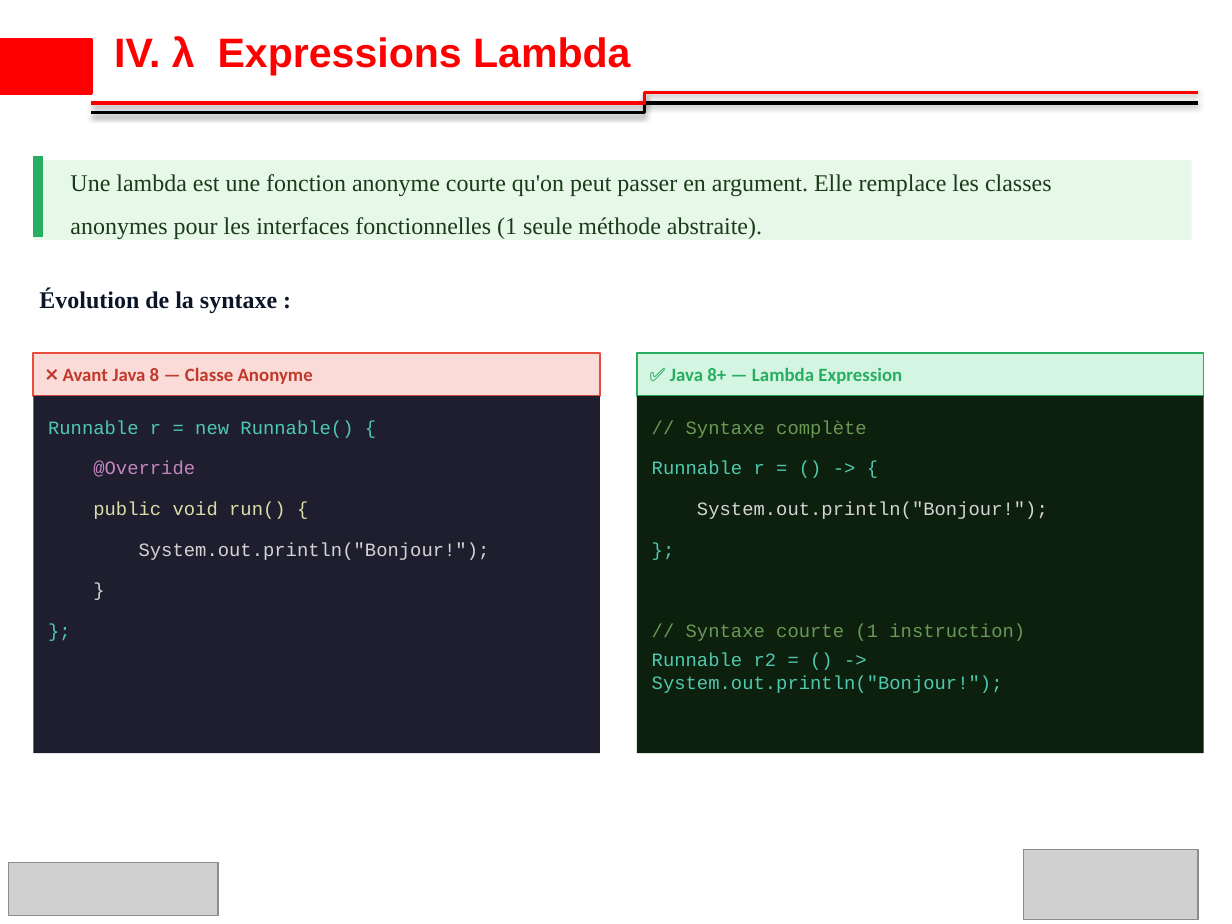
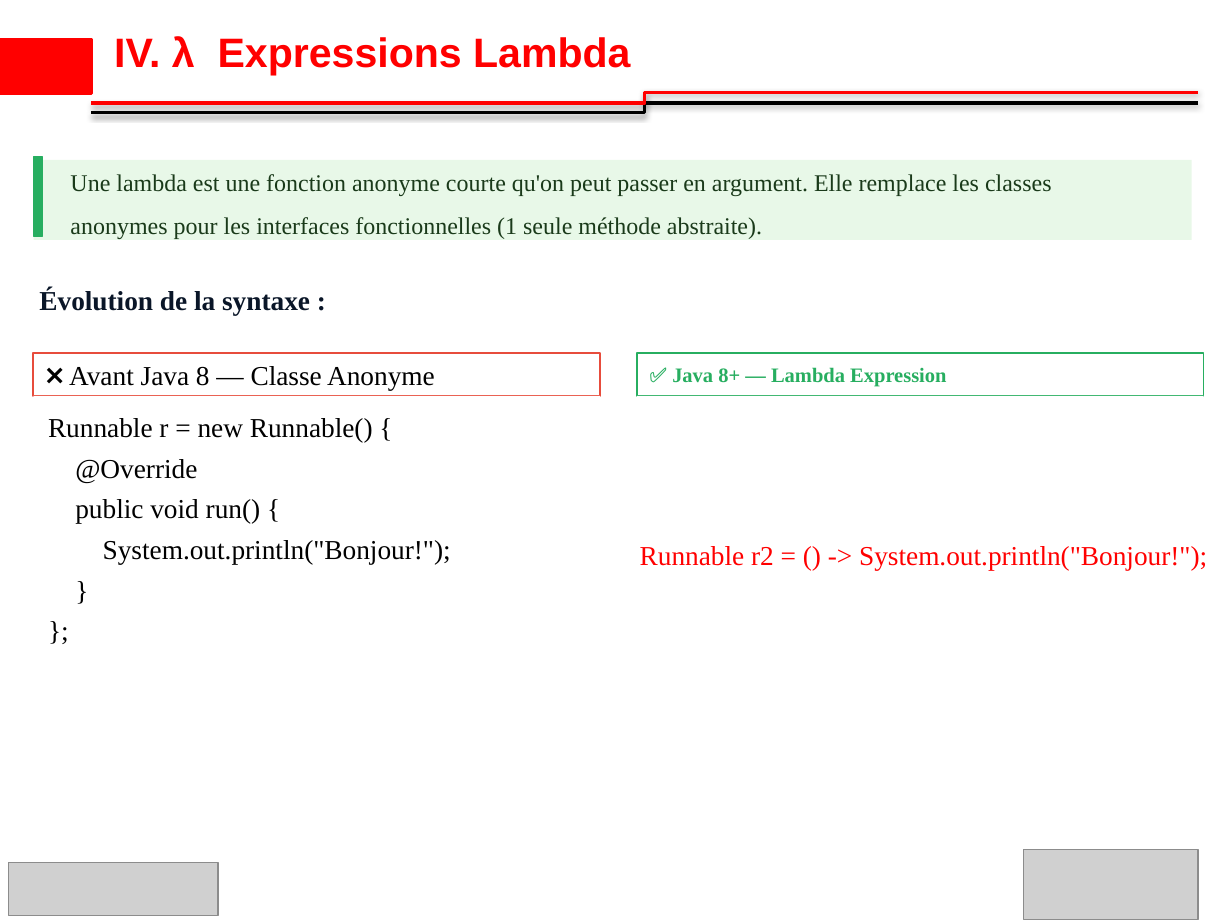
Before and after one commit to ibrahimsava/Osis-training-in-java, a slide deck: slide 13 of osis_presentation_Ibrahim_SAVADOGO_S3.pptx. Drawn at 1232x924 pixels with LibreOffice and Linux fonts; fonts in the diff are those of the drawing; grey boxes stand for pictures; background and template pictures are left out. Boxes give left, top, right and bottom in pixels: in the first picture for what was removed or moved away, otherwise in the second. Text is boxed around its words. In the diff, an @@ line names an element or a change of style, - is before the commit and + after.

```diff
--- a/osis_presentation_Ibrahim_SAVADOGO_S3.pptx
+++ b/osis_presentation_Ibrahim_SAVADOGO_S3.pptx
@@ text "Évolution de la syntaxe :" at <box>39,289,310,315</box>: size 14 to 16 pt @@
@@ rectangle at <box>33,352,600,395</box>: fill #FADBD8 to #FFFFFF @@
@@ text "❌ Avant Java 8 — ..." at <box>69,366,435,390</box>: size 11 to 16 pt, font Calibri to Times New Roman, text colour #C0392B to #000000, bold off @@
@@ rectangle at <box>637,352,1204,395</box>: fill #D5F5E3 to #FFFFFF @@
@@ text "✅ Java 8+ — Lambda ..." at <box>672,367,946,387</box>: size 11 to 12 pt, font Calibri to Times New Roman @@
@@ rectangle at <box>33,395,600,753</box>: fill #1E1E2E to #FFFFFF @@
@@ text "Runnable r = new Runnable() ..." at <box>48,418,373,442</box>: size 11 to 16 pt, font Courier New to Times New Roman, text colour #4EC9B0 to #000000 @@
@@ rectangle: place and size @@
-rectangle at <box>637,395,1204,753</box>
+rectangle at <box>637,395,1204,499</box>
@@ rectangle at <box>637,395,1204,499</box>: fill #0D1F0D to #FFFFFF @@
@@ text "@Override" at <box>75,459,197,483</box>: size 11 to 16 pt, font Courier New to Times New Roman, text colour #C586C0 to #000000 @@
@@ text removed at <box>686,420,867,438</box> @@
-// Syntaxe complète
@@ text removed at <box>652,461,765,474</box> @@
-Runnable r = () -> {
@@ text "public void run() {" at <box>75,499,261,523</box>: size 11 to 16 pt, font Courier New to Times New Roman, text colour #DCDCAA to #000000 @@
@@ text removed at <box>697,502,1048,519</box> @@
-System.out.println("Bonjour!");
@@ text "System.out.println("Bonjour!");" at <box>103,540,451,564</box>: size 11 to 16 pt, font Courier New to Times New Roman, text colour #D4D4D4 to #000000 @@
@@ text removed at <box>652,530,1188,567</box> @@
-};
@@ text "Runnable r2 = () -> ...": place and size @@
-text "Runnable r2 = () -> ..." at <box>652,653,1003,693</box>
+text "Runnable r2 = () -> ..." at <box>640,546,1207,571</box>
@@ text "Runnable r2 = () -> ..." at <box>640,546,1207,571</box>: size 11 to 16 pt, font Courier New to Times New Roman, text colour #4EC9B0 to #FF0000 @@
@@ text "}" at <box>48,570,584,607</box>: size 11 to 16 pt, font Courier New to Times New Roman, text colour #D4D4D4 to #000000 @@
@@ text "};" at <box>48,611,584,648</box>: size 11 to 16 pt, font Courier New to Times New Roman, text colour #4EC9B0 to #000000 @@
@@ text removed at <box>686,624,1025,641</box> @@
-// Syntaxe courte (1 instruction)
```
Also in this commit, not shown: 8 other slides changed.
